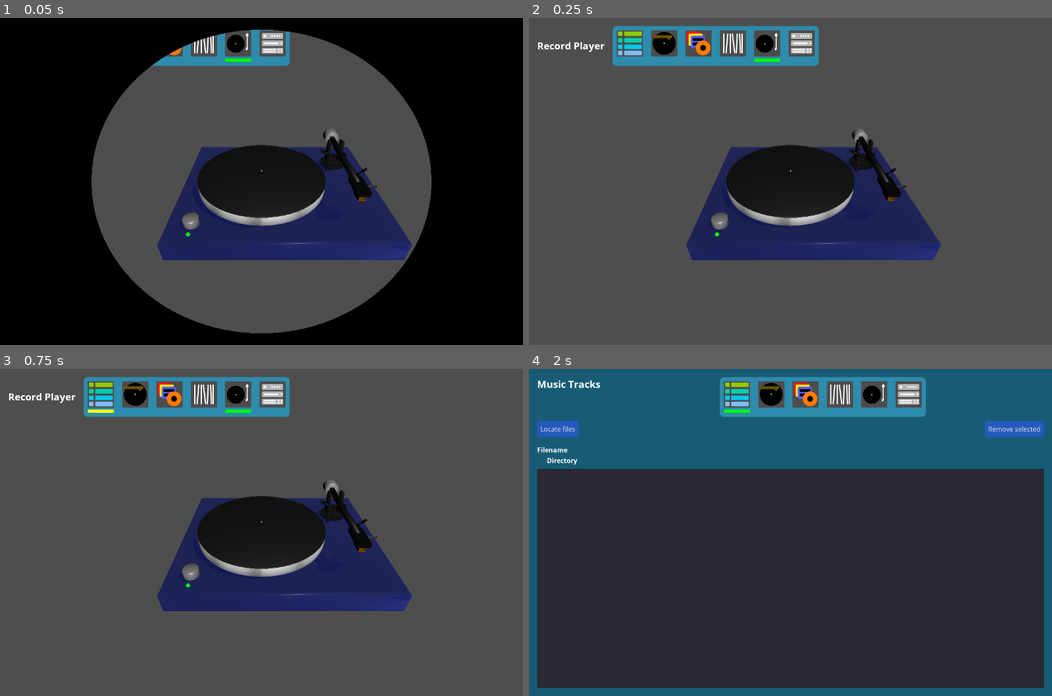
Above: before the commit, frames 1-4 (two rows, left to right).
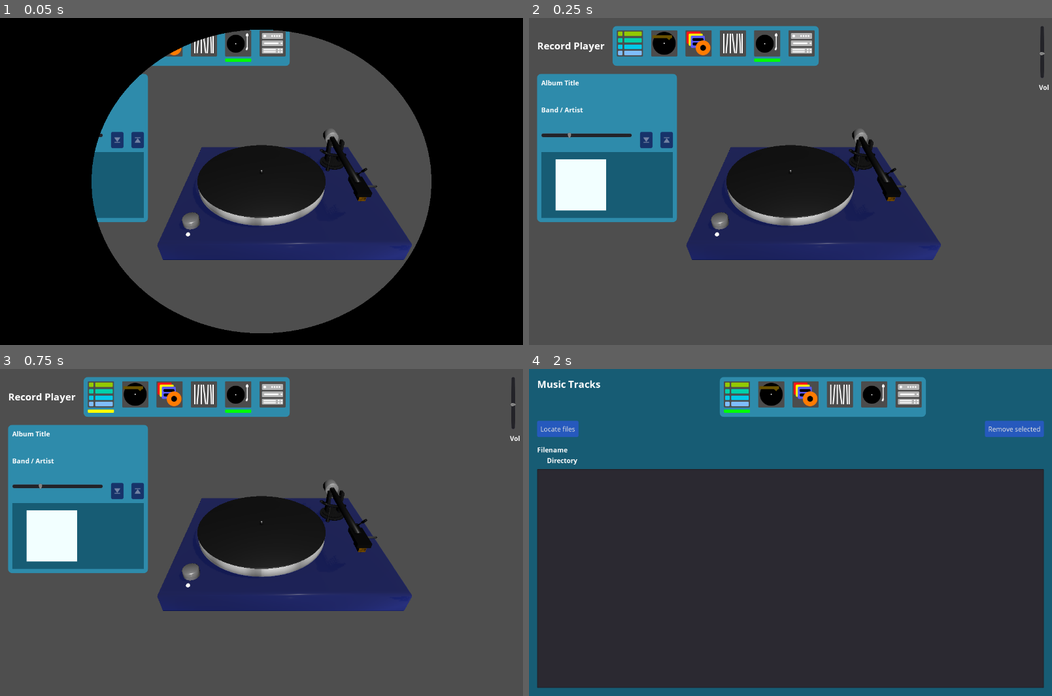
Above: after the commit, the same moments.

Repository: andrew-wilkes/vinyl
Game: Godot game, scene res://scenes/Turntable.tscn
The game is run twice, just before and just after one commit, with the same random seed, the same clock (stepped at 60 frames per second) and the same inputs. This scene is started directly instead of the project's main scene.
Inputs (mouse positions are in pixels of both pictures, inside the frame that each line leads up to):
- Up to frame 1 (0.05 s): no input
- Up to frame 2 (0.25 s): no input
- Up to frame 3 (0.75 s): click (99, 395) at 0.5 s
- Up to frame 4 (2 s): tap Enter at 1.25 s; move the mouse to (905, 516) at 1.27 s; hold Right (ui_right) from 1.28 s (still down); tap Delete at 1.35 s; click (905, 516) at 1.42 s

The runs differ from the first frame. In frame 1, 3.9% of the frame differs, in the area x 17-37%, y 17-67%; in frame 2, 12%, in the area x 1-100%, y 2-67%; in frame 3, 12%; in frame 4, nothing differs.
Error in both runs: Invalid call. Nonexistent function 'get_font_dir' in base 'Nil'. (res://classes/settings.gd:25)

Commit message:
Add volume control to player

Diff:
--- a/src/scenes/Turntable.gd
+++ b/src/scenes/Turntable.gd
@@ -47,6 +47,7 @@
 var timelines = []
 
 func _ready():
+	$c/Vol/VolSlider.value = g.settings.volume
 	audio = Audio.new($Audio)
 	set_led_color(0)
 	relocate_collision_area($LeverArea, lever_handle)
@@ -405,3 +406,10 @@
 
 func _on_Audio_finished():
 	play_state = NOT_PLAYING
+
+
+func _on_VolSlider_value_changed(value):
+	g.settings.volume = value
+	var db = -pow(8.0 - value, 1.8)
+	AudioServer.set_bus_volume_db(0, db)
+	$c/Vol/VolSlider.hint_tooltip = "%d db" % db
--- a/src/scenes/Turntable.tscn
+++ b/src/scenes/Turntable.tscn
@@ -253,6 +253,30 @@
 margin_right = 640.0
 margin_bottom = 17.0
 
+[node name="Vol" type="VBoxContainer" parent="c"]
+anchor_left = 1.0
+anchor_right = 1.0
+margin_left = -32.0
+margin_top = 19.0
+margin_right = -1.0
+margin_bottom = 181.0
+custom_constants/separation = 10
+
+[node name="VolSlider" type="VSlider" parent="c/Vol"]
+margin_right = 16.0
+margin_bottom = 129.0
+size_flags_vertical = 3
+max_value = 8.0
+step = 0.1
+value = 3.7
+
+[node name="Label" type="Label" parent="c/Vol"]
+margin_top = 139.0
+margin_right = 31.0
+margin_bottom = 162.0
+custom_fonts/font = ExtResource( 3 )
+text = "Vol"
+
 [node name="Disc" type="MeshInstance" parent="."]
 transform = Transform( 10, 0, 0, 0, 10, 0, 0, 0, 10, 0, 0.145, 0 )
 mesh = ExtResource( 12 )
@@ -302,6 +326,7 @@
 [connection signal="mouse_exited" from="SwitchArea" to="." method="_on_SwitchArea_mouse_exited"]
 [connection signal="pressed" from="c/M/VB/HB2/Details/Items/HB/Play" to="." method="_on_Play_pressed"]
 [connection signal="pressed" from="c/M/VB/HB2/Details/Items/HB/Eject" to="." method="_on_Eject_pressed"]
+[connection signal="value_changed" from="c/Vol/VolSlider" to="." method="_on_VolSlider_value_changed"]
 [connection signal="input_event" from="Disc/Area" to="." method="_on_disc_input_event"]
 [connection signal="mouse_entered" from="Disc/Area" to="." method="_on_disc_mouse_entered"]
 [connection signal="mouse_exited" from="Disc/Area" to="." method="_on_disc_mouse_exited"]
